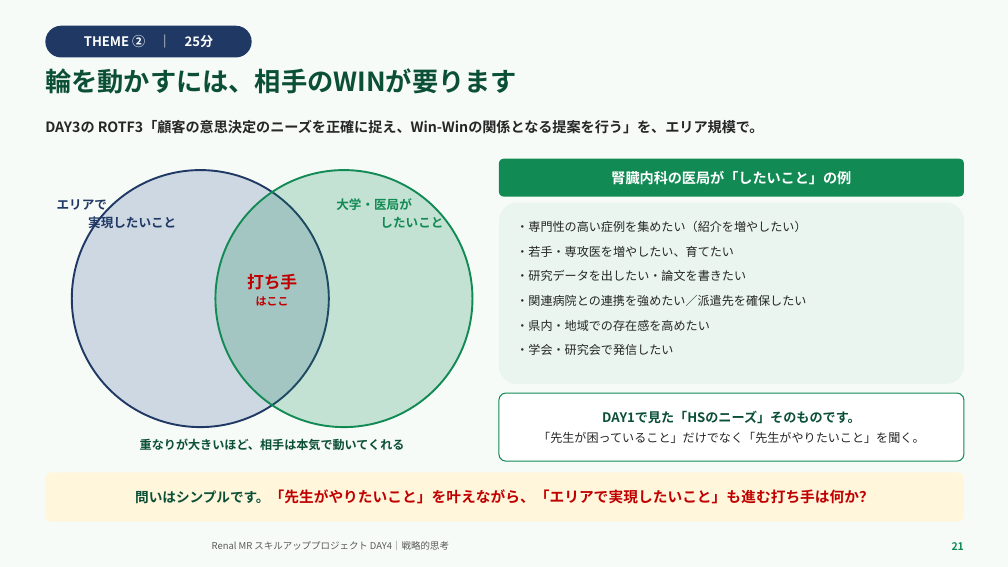
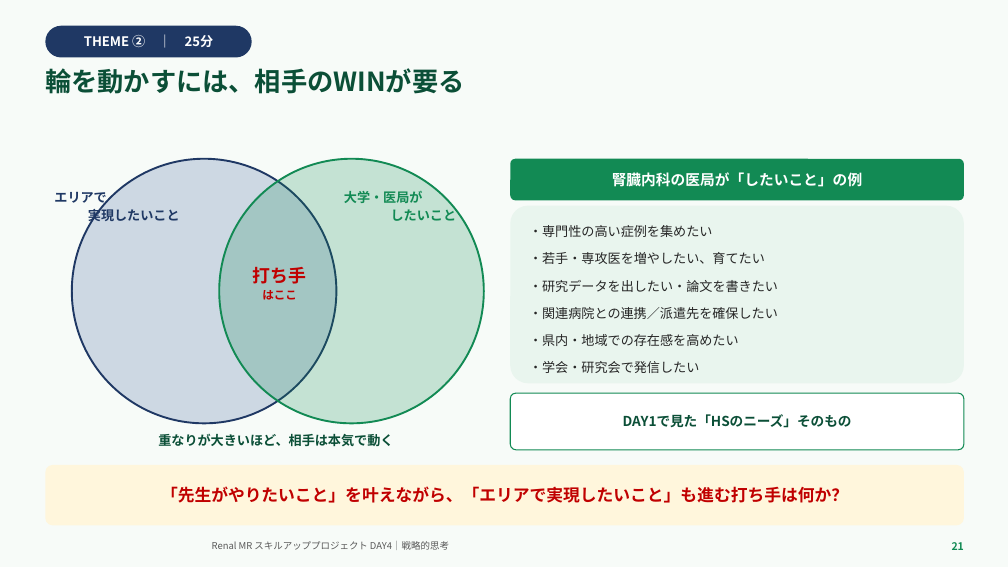
Before and after one commit to TAKUYA-1187/Claude, a slide deck: slide 21 of novartis_training/DAY4_ちょっと分かるだけで世界が変わる.pptx. Drawn at 1008x567 pixels with LibreOffice and Linux fonts; fonts in the diff are those of the drawing; background and template pictures are left out. Boxes give left, top, right and bottom in pixels: in the first picture for what was removed or moved away, otherwise in the second. Text is boxed around its words. In the diff, an @@ line names an element or a change of style, - is before the commit and + after.

```diff
--- a/novartis_training/DAY4_ちょっと分かるだけで世界が変わる.pptx
+++ b/novartis_training/DAY4_ちょっと分かるだけで世界が変わる.pptx
@@ text at (45, 68, 464, 94): text changed @@
-輪を動かすには、相手のWINが要ります
+輪を動かすには、相手のWINが要る
@@ text removed at (45, 120, 764, 134) @@
-DAY3の ROTF3「顧客の意思決定のニーズを正確に捉え、Win-Winの関係となる提案を行う」を、エリア規模で。
@@ ellipse: place and size @@
-ellipse at (72, 170, 329, 427)
+ellipse at (72, 159, 337, 423)
@@ ellipse: place and size @@
-ellipse at (216, 170, 473, 427)
+ellipse at (219, 159, 484, 423)
@@ rounded rectangle "腎臓内科の医局が「したいこと」の例": place and size @@
-rounded rectangle "腎臓内科の医局が「したいこと」の例" at (499, 159, 964, 197)
+rounded rectangle "腎臓内科の医局が「したいこと」の例" at (510, 159, 964, 200)
@@ rounded rectangle "腎臓内科の医局が「したいこと」の例" at (510, 159, 964, 200): size 13.5 to 14 pt @@
@@ text "エリアで 実現したいこと": place and size @@
-text "エリアで 実現したいこと" at (57, 199, 176, 231)
+text "エリアで 実現したいこと" at (54, 192, 180, 225)
@@ text "エリアで 実現したいこと" at (54, 192, 180, 225): size 12 to 12.5 pt @@
@@ text "大学・医局が したいこと" at (344, 191, 457, 221): size 12 to 12.5 pt @@
@@ text "大学・医局が したいこと": place and size @@
-text "大学・医局が したいこと" at (336, 198, 443, 228)
+text "大学・医局が したいこと" at (344, 191, 457, 221)
@@ rounded rectangle "・専門性の高い症例を集めたい": place and size @@
-rounded rectangle "・専門性の高い症例を集めたい" at (499, 203, 964, 384)
+rounded rectangle "・専門性の高い症例を集めたい" at (510, 206, 964, 383)
@@ text in rounded rectangle at (529, 225, 712, 237): text changed; size 11.5 to 12.5 pt @@
-・専門性の高い症例を集めたい（紹介を増やしたい）
+・専門性の高い症例を集めたい
@@ text "打ち手" at (253, 267, 307, 300): size 16 to 17 pt in "打ち手"; size 10.5 to 11 pt in "はここ" @@
@@ text in rounded rectangle at (529, 252, 778, 373): size 11.5 to 12.5 pt in "・若手・専攻医を増やしたい、育てたい", "・研究データを出したい・論文を書きたい", "・県内・地域での存在感を高めたい", "・学会・研究会で発信したい"; more space between paragraphs @@
@@ text in rounded rectangle at (529, 307, 778, 319): text changed; size 11.5 to 12.5 pt @@
-・関連病院との連携を強めたい／派遣先を確保したい
+・関連病院との連携／派遣先を確保したい
@@ rounded rectangle "DAY1で見た「HSのニーズ」そのもの": place and size @@
-rounded rectangle "DAY1で見た「HSのニーズ」そのもの" at (499, 393, 964, 461)
+rounded rectangle "DAY1で見た「HSのニーズ」そのもの" at (510, 393, 964, 450)
@@ text in rounded rectangle at (623, 414, 852, 428): text changed; size 11.5 to 13 pt; text colour #262626 to #0B4F37; bold on @@
-DAY1で見た「HSのニーズ」そのものです。
-「先生が困っていること」だけでなく「先生がやりたいこと」を聞く。
+DAY1で見た「HSのニーズ」そのもの
@@ text at (158, 434, 393, 447): text changed; size 11.5 to 12.5 pt @@
-重なりが大きいほど、相手は本気で動いてくれる
+重なりが大きいほど、相手は本気で動く
@@ rounded rectangle "「先生がやりたいこと」を叶えながら、「エリアで実現したいこと」も進む打ち手は何か？": place and size @@
-rounded rectangle "「先生がやりたいこと」を叶えながら、「エリアで実現したいこと」も進む打ち手は何か？" at (45, 473, 964, 522)
+rounded rectangle "「先生がやりたいこと」を叶えながら、「エリアで実現したいこと」も進む打ち手は何か？" at (45, 465, 964, 526)
@@ text in rounded rectangle at (161, 486, 848, 503): text changed; size 14 to 16 pt @@
-問いはシンプルです。「先生がやりたいこと」を叶えながら、「エリアで実現したいこと」も進む打ち手は何か？
+「先生がやりたいこと」を叶えながら、「エリアで実現したいこと」も進む打ち手は何か？
```
Also in this commit, not shown: 25 other slides changed, 1 other file.
